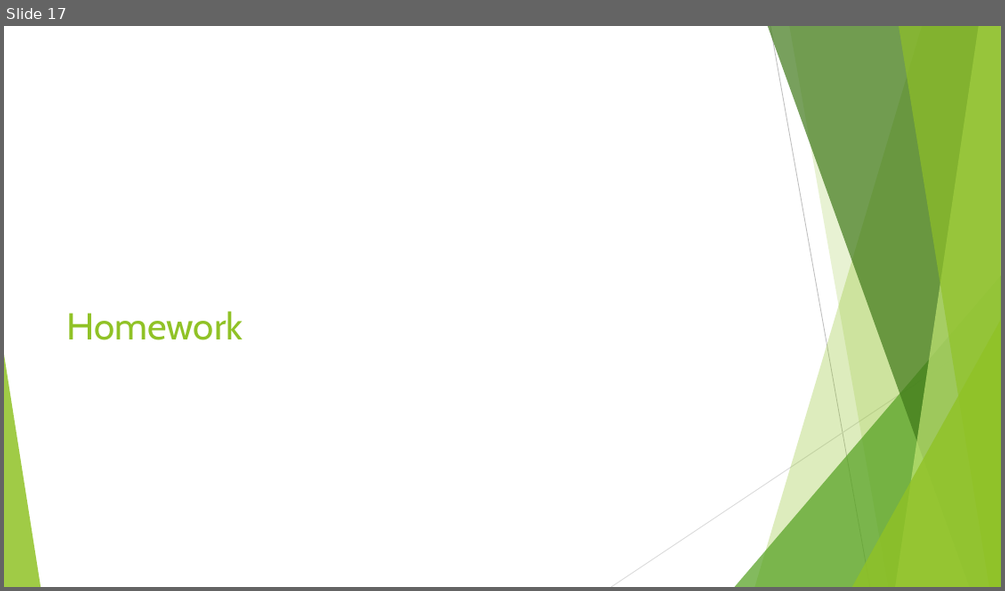
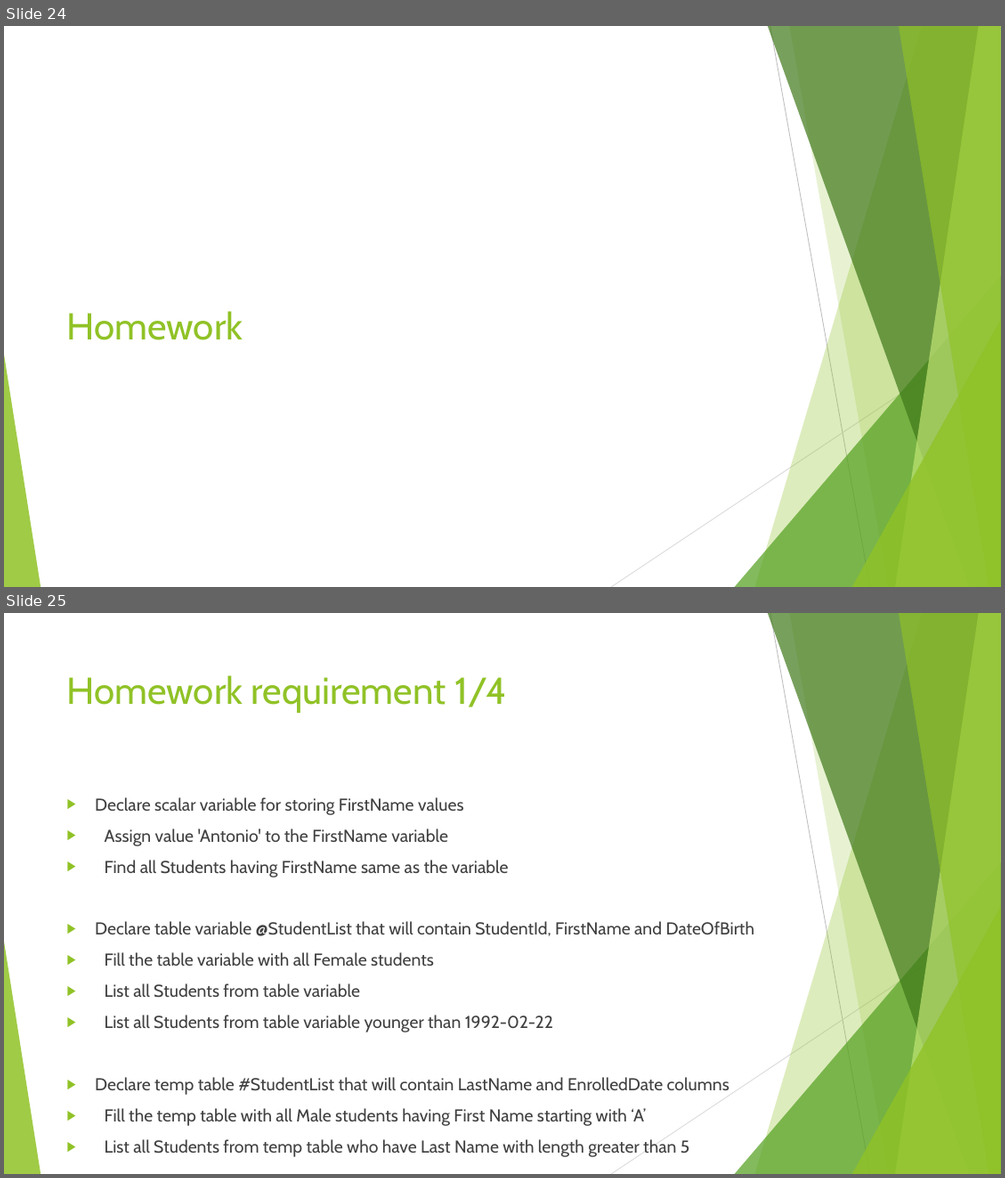
Before and after one commit to sedc-codecademy/sedc7-07-databasedevdesign, a slide deck: g1/Class 3/Presentation/Database Development and Design - Session 3.pptx. Shown one above the other, each under a label of ours: slide 17 before the commit, slides 24 and 25 after it. The pictures are 1005x591 and 1005x1178 pixels, drawn with LibreOffice and Linux fonts; fonts in the diff are those of the drawing. Boxes give left, top, right and bottom in pixels: in the first picture for what was removed or moved away, otherwise in the second. Text is boxed around its words. In the diff, an @@ line names an element or a change of style, - is before the commit and + after.

```diff
--- a/g1/Class 3/Presentation/Database Development and Design - Session 3.pptx
+++ b/g1/Class 3/Presentation/Database Development and Design - Session 3.pptx
@@ slide 25 added at [4, 613, 1001, 1174], background #FFFFFF; not listed: 10 template elements that a slide beside it also shows @@
@@ title added at [67, 675, 507, 713], 36 pt, text #90C226 @@
+Homework requirement 1/4
@@ text added at [95, 797, 755, 1157], 16.6 pt, text #404040 @@
+▶ Declare scalar variable for storing FirstName values
+▶ Assign value 'Antonio' to the FirstName variable
+▶ Find all Students having FirstName same as the variable
+▶ Declare table variable @StudentList that will contain StudentId, FirstName and DateOfBirth
+▶ Fill the table variable with all Female students
+▶ List all Students from table variable
+▶ List all Students from table variable younger than 1992-02-22
+▶ Declare temp table #StudentList that will contain LastName and EnrolledDate columns
+▶ Fill the temp table with all Male students having First Name starting with ‘A’
+▶ List all Students from temp table who have Last Name with length greater than 5
@@ what was slide 17 is now slide 24 @@
```
Also in this commit, not shown: 6 slides changed, 7 other slides added.
